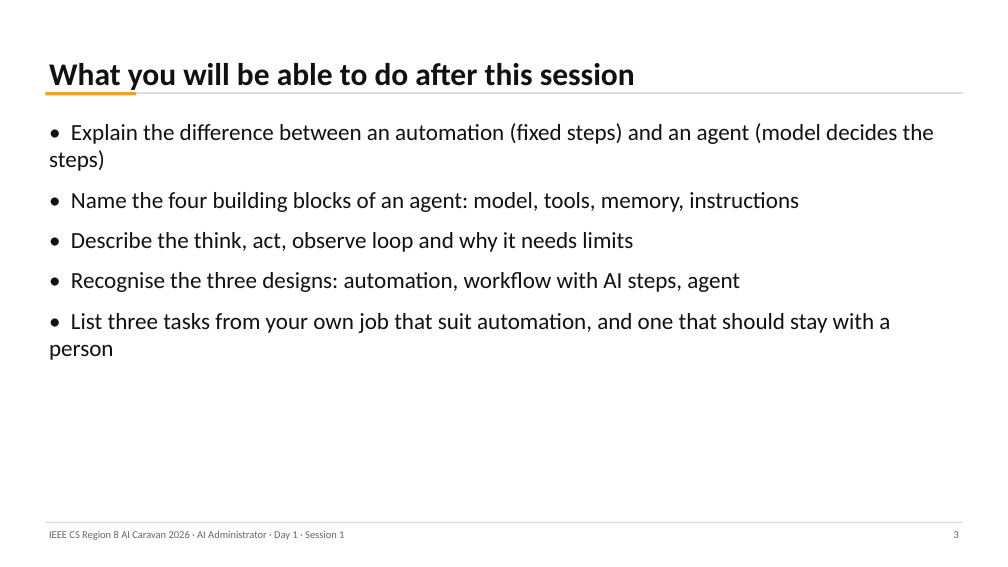
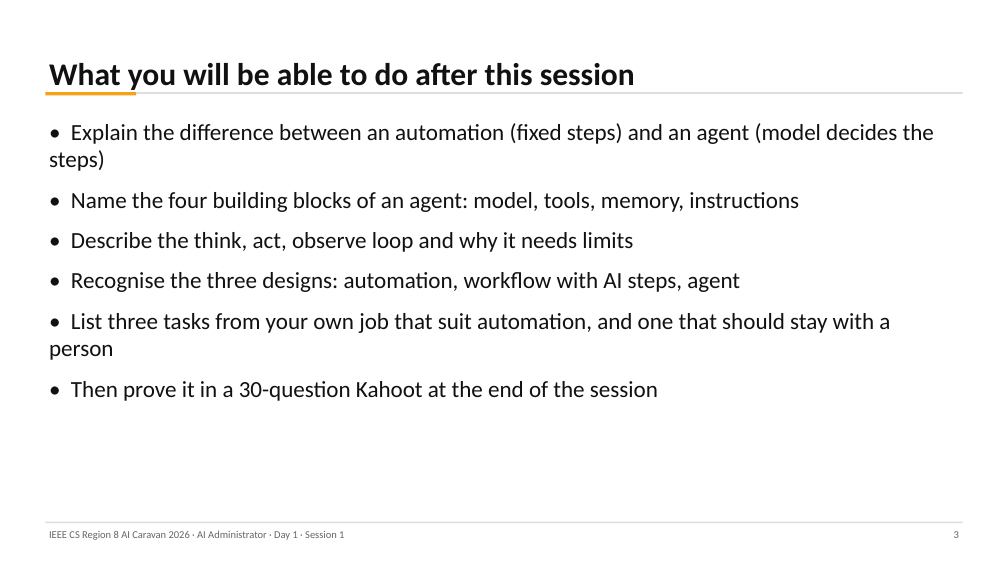
Before and after one commit to abedbanna/snippet-vault, a slide deck: slide 3 of instructor/ai-administrator/out/day1/Day1_S1_Foundations.pptx. Drawn at 1008x567 pixels with LibreOffice and Linux fonts; fonts in the diff are those of the drawing. Boxes give left, top, right and bottom in pixels: in the first picture for what was removed or moved away, otherwise in the second. Text is boxed around its words. In the diff, an @@ line names an element or a change of style, - is before the commit and + after.

Commit message:
Day 1: live Hermes bot QR, Kahoot before lab with logo, practical video (MP4 + GIF), deployment record

```diff
--- a/instructor/ai-administrator/out/day1/Day1_S1_Foundations.pptx
+++ b/instructor/ai-administrator/out/day1/Day1_S1_Foundations.pptx
@@ text at (71, 381, 658, 401): paragraph added @@
+• Then prove it in a 30-question Kahoot at the end of the session
```
Also in this commit, not shown: 8 other slides changed, 10 other files.
